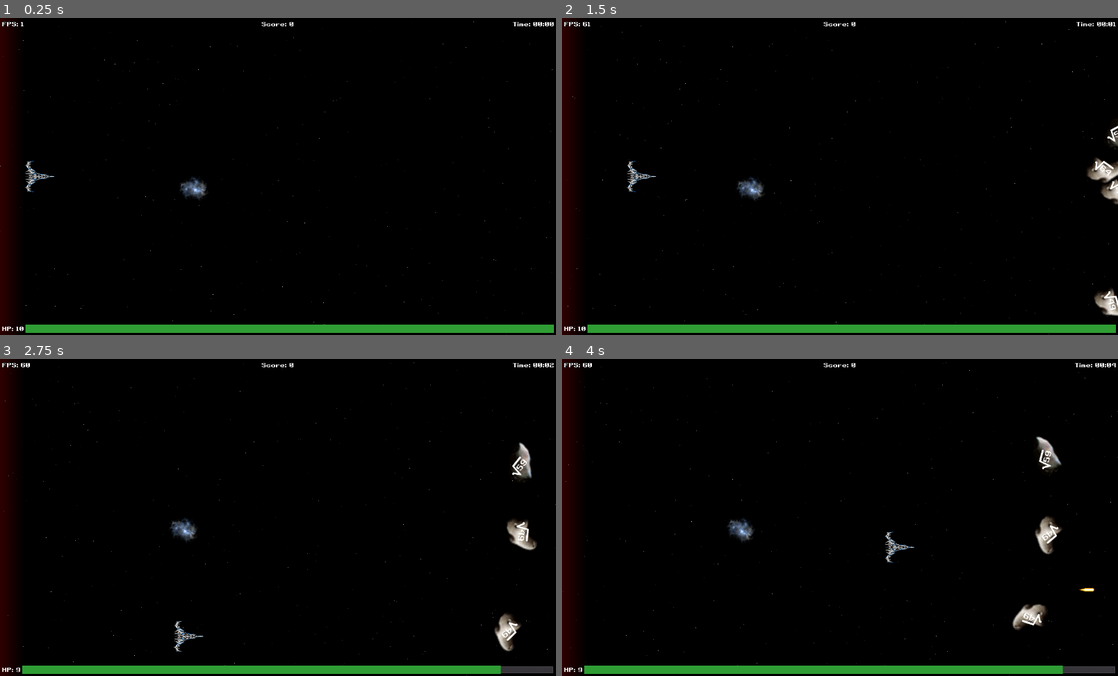
Above: before the commit, frames 1-4 (two rows, left to right).
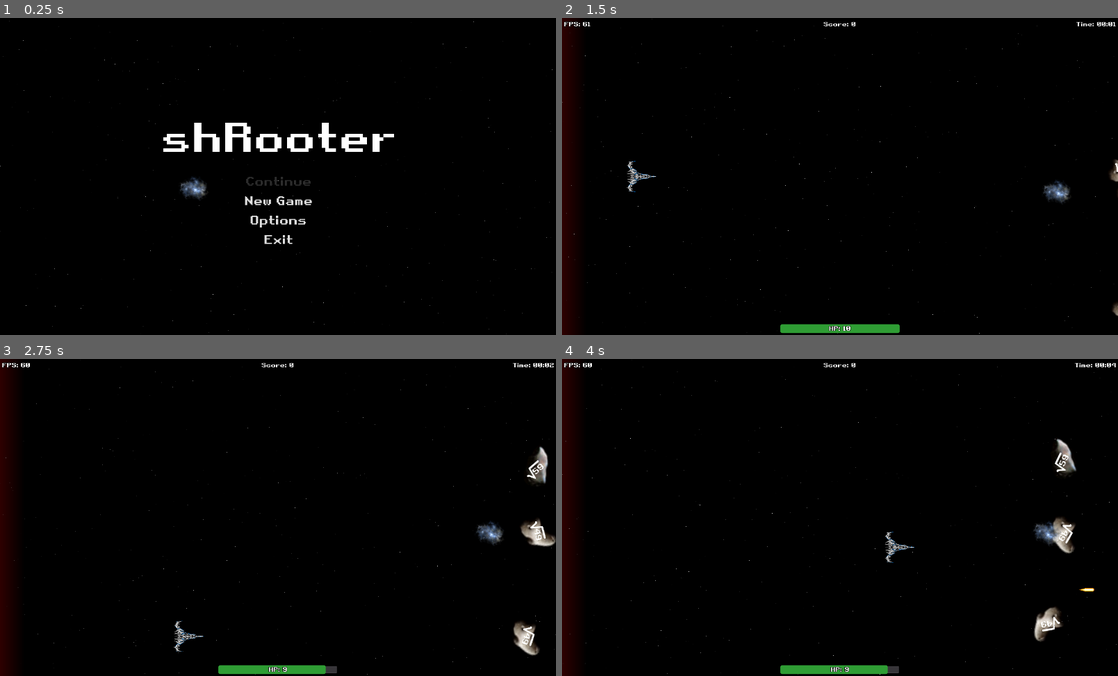
Above: after the commit, the same moments.

Repository: gingerr/ggj-2023-roots-one
Game: Godot game, scene res://MainMenu.tscn
Two runs of this game, one before a commit and one after it. Both use one fixed random seed, a clock stepped at 60 frames per second and the inputs below. Before the commit the project starts from res://Game.tscn.
Inputs (mouse positions are in pixels of both pictures, inside the frame that each line leads up to):
- Up to frame 1 (0.25 s): no input
- Up to frame 2 (1.5 s): click (840, 201) at 0.5 s, where only the run after the commit has a clickable "New Game"; tap Enter at 1.25 s; hold Right (ui_right) from 1.28 s (still down)
- Up to frame 3 (2.75 s): tap Space at 1.52, 2.27 s; release Right (ui_right) at 2.03 s; hold Down (ui_down) from 2.03 s (still down)
- Up to frame 4 (4 s): release Down (ui_down) at 2.78 s; hold Right (ui_right) 2.78-3.53 s; hold Up (ui_up) from 3.53 s (still down); tap Space at 3.77 s

The runs differ from the first frame. In frame 1, 6.7% of the frame differs, in the area x 0-100%, y 0-100%; in frame 2, 3.5%; in frame 3, 4.4%; in frame 4, 4.2%.

Commit message:
improves main menu / hud interplay

Diff:
--- a/Game.gd
+++ b/Game.gd
@@ -9,6 +9,12 @@
 var spawn_timer 				= 5
 
 onready var squareRootFactory = preload("res://EnemyRoot.tscn")
+
+func _enter_tree():
+	HUD.setVisibility(true)
+
+func _exit_tree():
+	HUD.setVisibility(false)
 
 func _process(delta):
 	spawn_timer += delta;
--- a/HUD.gd
+++ b/HUD.gd
@@ -9,11 +9,15 @@
 
 func _ready():
 	setTopBottomHeight()
+	setVisibility(false)
 	resetGameValues()
 
 func _process(delta: float):
 	time += delta
 	updateHUD()
+
+func setVisibility(value: bool):
+	get_node("MainContainer").visible = value
 
 func increaseScore(value: int):
 	score += value
--- a/HUD.tscn
+++ b/HUD.tscn
@@ -11,12 +11,21 @@
 
 [sub_resource type="StyleBoxFlat" id=5]
 bg_color = Color( 0.188235, 0.619608, 0.207843, 1 )
+corner_radius_top_left = 5
+corner_radius_top_right = 5
+corner_radius_bottom_right = 5
+corner_radius_bottom_left = 5
+
+[sub_resource type="DynamicFont" id=6]
+outline_size = 1
+outline_color = Color( 0, 0, 0, 1 )
+font_data = ExtResource( 1 )
 
 [node name="HUD" type="CanvasLayer"]
 follow_viewport_enable = true
 script = ExtResource( 3 )
 
-[node name="MarginContainer" type="MarginContainer" parent="."]
+[node name="MainContainer" type="MarginContainer" parent="."]
 anchor_right = 1.0
 anchor_bottom = 1.0
 mouse_filter = 2
@@ -27,21 +36,21 @@
 custom_constants/margin_left = 5
 custom_constants/margin_bottom = 5
 
-[node name="VBoxContainer" type="VBoxContainer" parent="MarginContainer"]
+[node name="VBoxContainer" type="VBoxContainer" parent="MainContainer"]
 margin_left = 5.0
 margin_top = 5.0
 margin_right = 1395.0
 margin_bottom = 795.0
 mouse_filter = 2
 
-[node name="Top" type="HBoxContainer" parent="MarginContainer/VBoxContainer"]
+[node name="Top" type="HBoxContainer" parent="MainContainer/VBoxContainer"]
 unique_name_in_owner = true
 margin_right = 1390.0
 margin_bottom = 21.0
 mouse_filter = 2
 size_flags_vertical = 0
 
-[node name="Fps" type="Label" parent="MarginContainer/VBoxContainer/Top"]
+[node name="Fps" type="Label" parent="MainContainer/VBoxContainer/Top"]
 unique_name_in_owner = true
 margin_right = 460.0
 margin_bottom = 21.0
@@ -49,7 +58,7 @@
 custom_fonts/font = SubResource( 4 )
 text = "FPS"
 
-[node name="Score" type="Label" parent="MarginContainer/VBoxContainer/Top"]
+[node name="Score" type="Label" parent="MainContainer/VBoxContainer/Top"]
 unique_name_in_owner = true
 margin_left = 665.0
 margin_right = 724.0
@@ -59,7 +68,7 @@
 text = "Score"
 align = 1
 
-[node name="Time" type="Label" parent="MarginContainer/VBoxContainer/Top"]
+[node name="Time" type="Label" parent="MainContainer/VBoxContainer/Top"]
 unique_name_in_owner = true
 margin_left = 1349.0
 margin_right = 1390.0
@@ -68,44 +77,38 @@
 custom_fonts/font = ExtResource( 2 )
 text = "Time"
 
-[node name="Middle" type="HBoxContainer" parent="MarginContainer/VBoxContainer"]
+[node name="Middle" type="HBoxContainer" parent="MainContainer/VBoxContainer"]
 unique_name_in_owner = true
 margin_top = 25.0
 margin_right = 1390.0
-margin_bottom = 765.0
+margin_bottom = 764.0
 mouse_filter = 2
 size_flags_horizontal = 3
 size_flags_vertical = 3
 
-[node name="Bottom" type="HBoxContainer" parent="MarginContainer/VBoxContainer"]
+[node name="Bottom" type="CenterContainer" parent="MainContainer/VBoxContainer"]
 unique_name_in_owner = true
-margin_top = 769.0
+margin_top = 768.0
 margin_right = 1390.0
 margin_bottom = 790.0
-mouse_filter = 2
 
-[node name="HBoxContainer" type="HBoxContainer" parent="MarginContainer/VBoxContainer/Bottom"]
-margin_right = 1390.0
-margin_bottom = 21.0
-size_flags_horizontal = 3
-size_flags_vertical = 3
-
-[node name="Health" type="Label" parent="MarginContainer/VBoxContainer/Bottom/HBoxContainer"]
+[node name="Bar" type="ProgressBar" parent="MainContainer/VBoxContainer/Bottom"]
 unique_name_in_owner = true
-margin_right = 62.0
-margin_bottom = 21.0
-custom_fonts/font = ExtResource( 2 )
-text = "Sanity"
-align = 1
-valign = 2
-
-[node name="Bar" type="ProgressBar" parent="MarginContainer/VBoxContainer/Bottom/HBoxContainer"]
-unique_name_in_owner = true
-margin_left = 66.0
-margin_right = 1390.0
-margin_bottom = 21.0
-size_flags_horizontal = 3
+margin_left = 545.0
+margin_right = 845.0
+margin_bottom = 22.0
+rect_min_size = Vector2( 300, 22 )
 size_flags_vertical = 3
 custom_styles/fg = SubResource( 5 )
 step = 1.0
 percent_visible = false
+
+[node name="Health" type="Label" parent="MainContainer/VBoxContainer/Bottom"]
+unique_name_in_owner = true
+margin_left = 661.0
+margin_right = 728.0
+margin_bottom = 21.0
+custom_fonts/font = SubResource( 6 )
+text = "HP: 123"
+align = 1
+valign = 1
--- a/MainMenu.gd
+++ b/MainMenu.gd
@@ -1,11 +1,4 @@
 extends MarginContainer
-
-
-onready var background = preload("res://BackgroundLayer.tscn")
-
-
-func _ready():
-	add_child(background.instance())
 
 func _process(delta):
 	if (get_tree().paused):
--- a/MainMenu.tscn
+++ b/MainMenu.tscn
@@ -1,7 +1,8 @@
-[gd_scene load_steps=12 format=2]
+[gd_scene load_steps=13 format=2]
 
 [ext_resource path="res://resources/retro-gaming.ttf" type="DynamicFontData" id=1]
 [ext_resource path="res://MainMenu.gd" type="Script" id=2]
+[ext_resource path="res://BackgroundLayer.tscn" type="PackedScene" id=3]
 
 [sub_resource type="DynamicFont" id=1]
 size = 100
@@ -44,6 +45,8 @@
 anchor_right = 1.0
 anchor_bottom = 1.0
 script = ExtResource( 2 )
+
+[node name="BackgroundLayer" parent="." instance=ExtResource( 3 )]
 
 [node name="VBoxContainer" type="VBoxContainer" parent="."]
 margin_right = 1400.0
@@ -112,21 +115,21 @@
 margin_bottom = 192.0
 
 [node name="DifficultyOpt" type="HBoxContainer" parent="VBoxContainer/MarginContainer/OptionsMenu"]
-margin_right = 1024.0
+margin_right = 1400.0
 margin_bottom = 47.0
 alignment = 1
 
 [node name="Difficulty" type="Label" parent="VBoxContainer/MarginContainer/OptionsMenu/DifficultyOpt"]
-margin_left = 222.0
+margin_left = 410.0
 margin_top = 4.0
-margin_right = 400.0
+margin_right = 588.0
 margin_bottom = 43.0
 custom_fonts/font = SubResource( 6 )
 text = "Difficulty"
 
 [node name="Easy" type="CheckBox" parent="VBoxContainer/MarginContainer/OptionsMenu/DifficultyOpt"]
-margin_left = 404.0
-margin_right = 524.0
+margin_left = 592.0
+margin_right = 712.0
 margin_bottom = 47.0
 mouse_default_cursor_shape = 2
 custom_fonts/font = SubResource( 7 )
@@ -134,8 +137,8 @@
 text = "Easy"
 
 [node name="Normal" type="CheckBox" parent="VBoxContainer/MarginContainer/OptionsMenu/DifficultyOpt"]
-margin_left = 528.0
-margin_right = 680.0
+margin_left = 716.0
+margin_right = 868.0
 margin_bottom = 47.0
 mouse_default_cursor_shape = 2
 custom_fonts/font = SubResource( 7 )
@@ -144,8 +147,8 @@
 text = "Normal"
 
 [node name="Hard" type="CheckBox" parent="VBoxContainer/MarginContainer/OptionsMenu/DifficultyOpt"]
-margin_left = 684.0
-margin_right = 801.0
+margin_left = 872.0
+margin_right = 989.0
 margin_bottom = 47.0
 mouse_default_cursor_shape = 2
 custom_fonts/font = SubResource( 7 )
@@ -154,7 +157,7 @@
 
 [node name="BackToMain" type="Button" parent="VBoxContainer/MarginContainer/OptionsMenu"]
 margin_top = 51.0
-margin_right = 1024.0
+margin_right = 1400.0
 margin_bottom = 96.0
 mouse_default_cursor_shape = 2
 custom_fonts/font = SubResource( 8 )
--- a/project.godot
+++ b/project.godot
@@ -39,7 +39,7 @@
 [application]
 
 config/name="shRooter"
-run/main_scene="res://Game.tscn"
+run/main_scene="res://MainMenu.tscn"
 config/icon="res://resources/icon.png"
 
 [autoload]
@@ -52,6 +52,7 @@
 window/size/height=800
 window/size/resizable=false
 window/size/fullscreen=true
+window/vsync/use_vsync=false
 
 [global]
 
Not shown: 1 places in HUD.tscn that only renumber resources
